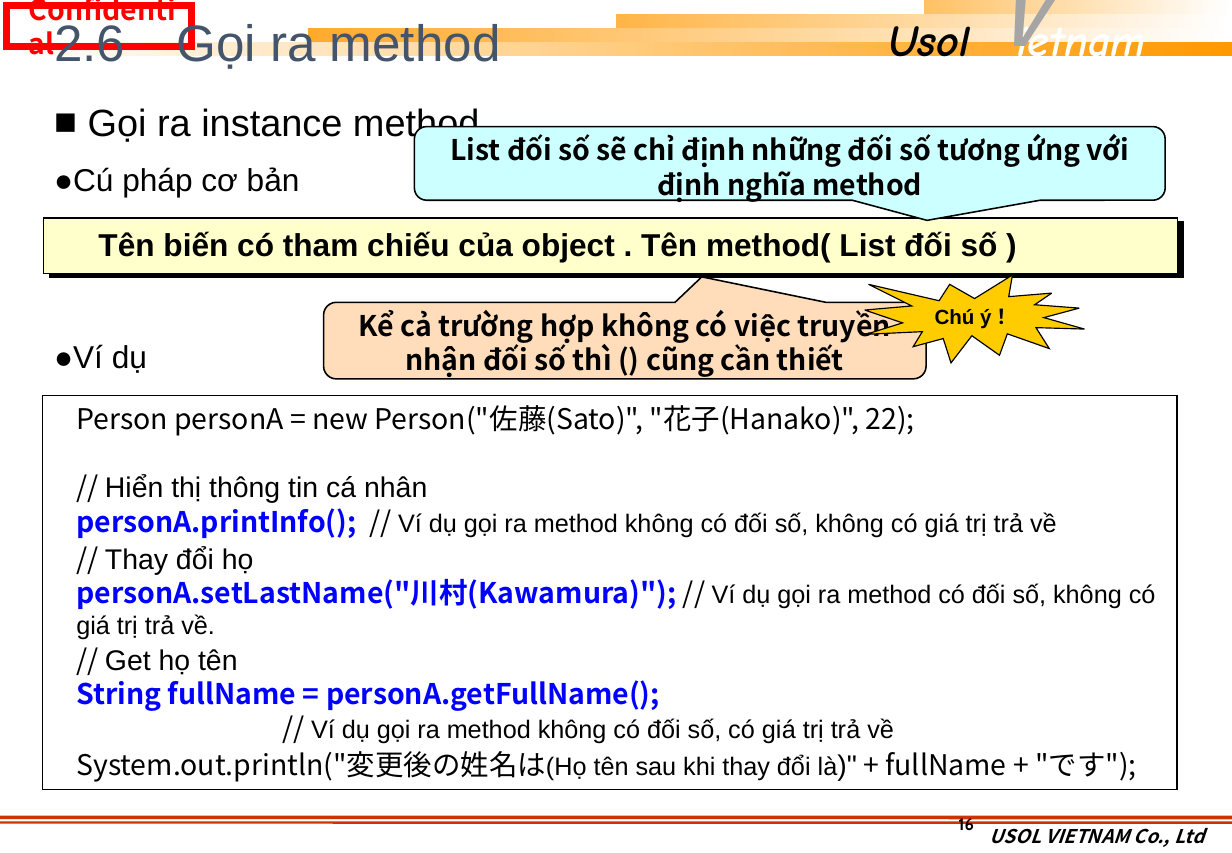
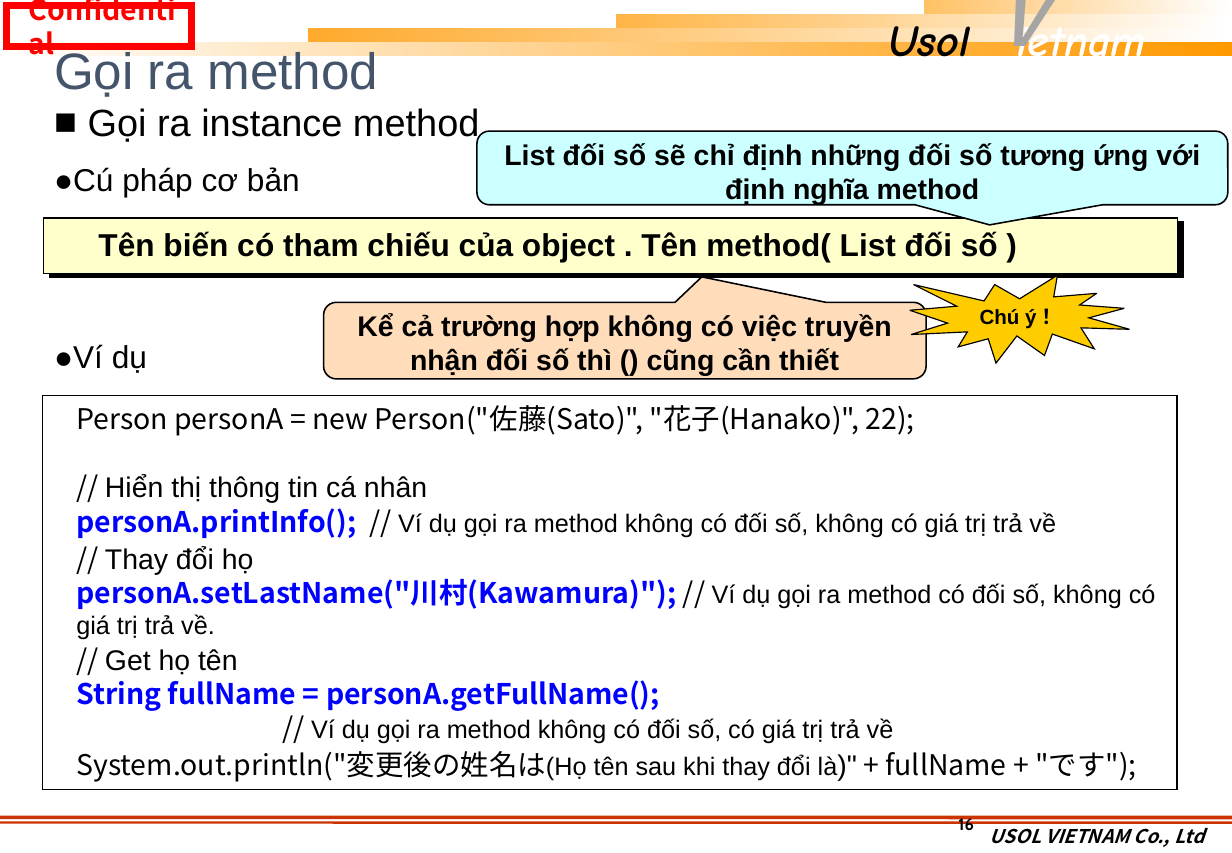
Before and after one commit to khuongmaingoc/javaDoc, a slide deck: slide 16 of Java_Week_5.pptx. Drawn at 1232x853 pixels with LibreOffice and Linux fonts; fonts in the diff are those of the drawing; background and template pictures are left out. Boxes give left, top, right and bottom in pixels: in the first picture for what was removed or moved away, otherwise in the second. Text is boxed around its words. In the diff, an @@ line names an element or a change of style, - is before the commit and + after.

```diff
--- a/Java_Week_5.pptx
+++ b/Java_Week_5.pptx
@@ title at [54,48,379,97]: text changed @@
-2.6 Gọi ra method
+Gọi ra method
@@ rounded speech box "List đối số sẽ chỉ ..." at [477,131,1227,205]: font Noto Sans CJK JP to Arial @@
@@ rounded speech box "List đối số sẽ chỉ ...": place and size @@
-rounded speech box "List đối số sẽ chỉ ..." at [414,126,1165,200]
+rounded speech box "List đối số sẽ chỉ ..." at [477,131,1227,205]
@@ irregular seal "Chú ý！": place and size @@
-irregular seal "Chú ý！" at [865,275,1084,363]
+irregular seal "Chú ý！" at [910,275,1130,363]
@@ rounded speech box "Kể cả trường hợp không ..." at [324,303,927,379]: font Noto Sans CJK JP to Arial @@
```
Also in this commit, not shown: 9 other slides changed, 9 slides added, 30 slides removed, 1 other file.
